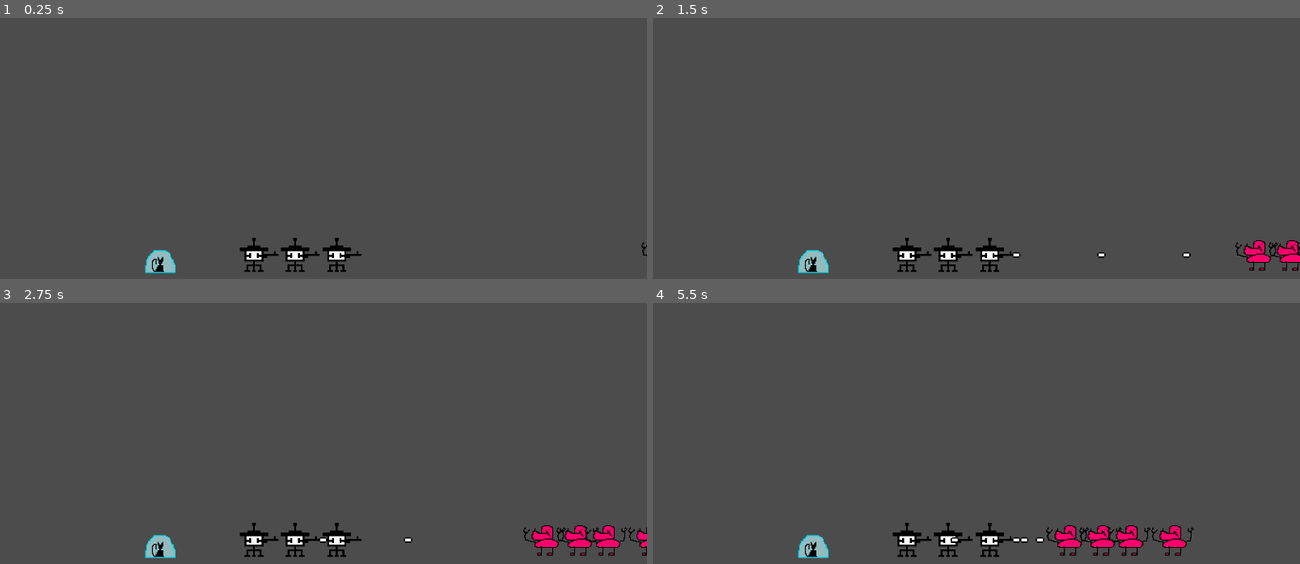
Above: before the commit, frames 1-4 (two rows, left to right).
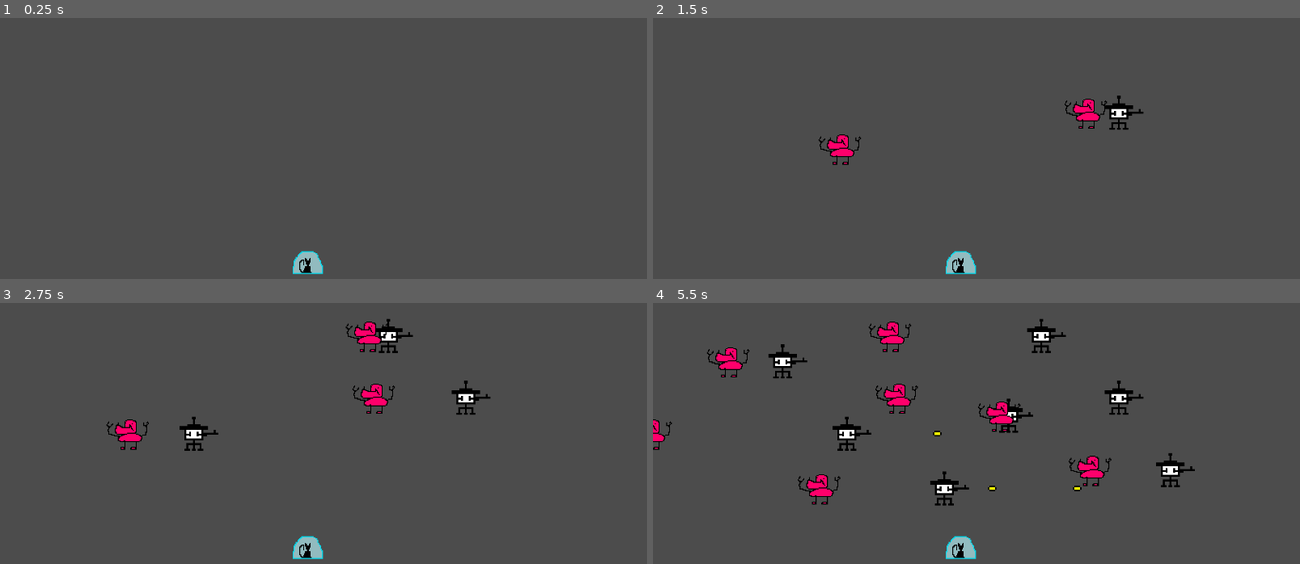
Above: after the commit, the same moments.

Repository: camilo-laruffa/gronker
Game: Godot game, scene res://Scenes/Tower Defense.tscn
Two runs of this game, one before a commit and one after it. Both use one fixed random seed, a clock stepped at 60 frames per second and the inputs below.
Inputs (mouse positions are in pixels of both pictures, inside the frame that each line leads up to):
- Up to frame 1 (0.25 s): no input
- Up to frame 2 (1.5 s): move the mouse to (1118, 111) at 0.52 s; click (1118, 111) at 0.6 s; right-click (1118, 111) at 0.8 s; move the mouse to (847, 148) at 1.27 s; right-click (847, 148) at 1.35 s
- Up to frame 3 (2.75 s): click (194, 433) at 1.55 s; move the mouse to (388, 336) at 2.02 s; click (388, 336) at 2.1 s; right-click (388, 336) at 2.3 s
- Up to frame 4 (5.5 s): move the mouse to (944, 488) at 2.77 s; right-click (944, 488) at 2.85 s; click (944, 488) at 3.05 s; move the mouse to (1170, 470) at 3.52 s; click (1170, 470) at 3.6 s; right-click (1170, 470) at 3.8 s; move the mouse to (782, 360) at 4.27 s; right-click (782, 360) at 4.35 s; click (782, 360) at 4.55 s; move the mouse to (1008, 415) at 5.02 s; click (1008, 415) at 5.1 s; right-click (1008, 415) at 5.3 s

The runs differ from the first frame. In frame 1, 1.5% of the frame differs, in the area x 22-100%, y 84-99%; in frame 2, 3.0%; in frame 3, 4.4%; in frame 4, 6.9%, in the area x 0-84%, y 6-99%.

Commit message:
primeros pasos

Diff:
--- a/Code/Bullet.gd
+++ b/Code/Bullet.gd
@@ -21,4 +21,4 @@
 func _on_Area2D_area_entered(area):
 	if area.is_in_group("Enemy"):
 		area.get_parent().recieve_damage(damage)
-	queue_free()
+		queue_free()
--- /dev/null
+++ b/Code/CAT.gd
@@ -0,0 +1,12 @@
+extends Node2D
+
+
+func _ready():
+	pass
+
+
+func _on_Area2D_area_entered(area):
+	if area.is_in_group("Enemy") :
+		print("THE GRONK HAS SUCCEED")
+		queue_free()
+	pass # Replace with function body.
--- a/Code/Gronker.gd
+++ b/Code/Gronker.gd
@@ -4,10 +4,12 @@
 export(int) var HP : int = 200
 
 
+
 func _process(delta):
 	move_and_slide(Vector2(-1,0) * Speed)
 	if HP <= 0 :
 		die()
+
 	pass
 
 func die():
--- /dev/null
+++ b/Code/Tower Defense.gd
@@ -0,0 +1,18 @@
+extends Node2D
+
+onready var TURRET = preload("res://Scenes/Turret.tscn")
+onready var GRONK = preload("res://Scenes/Gronk.tscn")
+
+func _ready():
+	pass
+
+
+func _process(delta):
+	if Input.is_action_just_pressed("left click"):
+		var turret = TURRET.instance()
+		turret.position = get_global_mouse_position()
+		add_child(turret)
+	if Input.is_action_just_pressed("right click"):
+		var gronk = GRONK.instance()
+		gronk .position = get_global_mouse_position()
+		add_child(gronk )
--- a/Code/Turret.gd
+++ b/Code/Turret.gd
@@ -16,6 +16,7 @@
 	canShoot = !canShoot
 
 func shoot():
+	$"Shoot Sound".play()
 	var bullet = BULLET.instance()
 	bullet.position = $"Shooting Point".global_position
 	get_parent().add_child(bullet)
--- a/Scenes/Bullet.tscn
+++ b/Scenes/Bullet.tscn
@@ -13,6 +13,7 @@
 speed = 900
 
 [node name="Sprite" type="Sprite" parent="."]
+modulate = Color( 0.992157, 1, 0, 1 )
 rotation = 1.5708
 texture = ExtResource( 1 )
 hframes = 2
--- a/Scenes/CAT.tscn
+++ b/Scenes/CAT.tscn
@@ -1,11 +1,24 @@
-[gd_scene load_steps=2 format=2]
+[gd_scene load_steps=4 format=2]
 
 [ext_resource path="res://Assets/Sprites/gronker_spritesheet.png" type="Texture" id=1]
+[ext_resource path="res://Code/CAT.gd" type="Script" id=2]
+
+[sub_resource type="RectangleShape2D" id=1]
+extents = Vector2( 17.5, 14 )
 
 [node name="CAT" type="Node2D"]
+script = ExtResource( 2 )
 
 [node name="Sprite" type="Sprite" parent="."]
 texture = ExtResource( 1 )
 hframes = 2
 vframes = 2
 frame = 2
+
+[node name="Area2D" type="Area2D" parent="."]
+
+[node name="CollisionShape2D" type="CollisionShape2D" parent="Area2D"]
+position = Vector2( -1.5, 5 )
+shape = SubResource( 1 )
+
+[connection signal="area_entered" from="Area2D" to="." method="_on_Area2D_area_entered"]
--- a/Scenes/Gronker.tscn
+++ b/Scenes/Gronk.tscn
@@ -7,7 +7,8 @@
 extents = Vector2( 24.6667, 21.3333 )
 
 [node name="Gronker" type="KinematicBody2D" groups=["Enemy"]]
-scale = Vector2( 3, 3 )
+position = Vector2( 0, -2 )
+scale = Vector2( 2, 2 )
 collision_layer = 2
 collision_mask = 5
 script = ExtResource( 2 )
--- a/Scenes/Tower Defense.tscn
+++ b/Scenes/Tower Defense.tscn
@@ -1,39 +1,11 @@
-[gd_scene load_steps=4 format=2]
+[gd_scene load_steps=3 format=2]
 
-[ext_resource path="res://Scenes/Gronker.tscn" type="PackedScene" id=1]
-[ext_resource path="res://Scenes/Turret.tscn" type="PackedScene" id=2]
 [ext_resource path="res://Scenes/CAT.tscn" type="PackedScene" id=3]
+[ext_resource path="res://Code/Tower Defense.gd" type="Script" id=4]
 
 [node name="Tower Defense" type="Node2D"]
-
-[node name="Gronker" parent="." instance=ExtResource( 1 )]
-position = Vector2( 1429, 646 )
-scale = Vector2( 2, 2 )
-
-[node name="Gronker2" parent="." instance=ExtResource( 1 )]
-position = Vector2( 1499, 646 )
-scale = Vector2( 2, 2 )
-
-[node name="Gronker3" parent="." instance=ExtResource( 1 )]
-position = Vector2( 1651, 646 )
-scale = Vector2( 2, 2 )
-
-[node name="Gronker4" parent="." instance=ExtResource( 1 )]
-position = Vector2( 1559, 646 )
-scale = Vector2( 2, 2 )
-
-[node name="Turret" parent="." instance=ExtResource( 2 )]
-position = Vector2( 537, 647 )
-scale = Vector2( 2, 2 )
-
-[node name="Turret2" parent="." instance=ExtResource( 2 )]
-position = Vector2( 712, 647 )
-scale = Vector2( 2, 2 )
-
-[node name="Turret3" parent="." instance=ExtResource( 2 )]
-position = Vector2( 624, 647 )
-scale = Vector2( 2, 2 )
+script = ExtResource( 4 )
 
 [node name="CAT" parent="." instance=ExtResource( 3 )]
-position = Vector2( 341, 649 )
+position = Vector2( 653, 651 )
 scale = Vector2( 2, 2 )
--- a/Scenes/Turret.tscn
+++ b/Scenes/Turret.tscn
@@ -1,11 +1,12 @@
-[gd_scene load_steps=3 format=2]
+[gd_scene load_steps=4 format=2]
 
 [ext_resource path="res://Code/Turret.gd" type="Script" id=1]
 [ext_resource path="res://Assets/Sprites/gronker_spritesheet.png" type="Texture" id=2]
+[ext_resource path="res://Assets/Audio/DISPARO.wav" type="AudioStream" id=3]
 
 [node name="Turret" type="Node2D"]
 position = Vector2( 412, 384 )
-scale = Vector2( 3, 3 )
+scale = Vector2( 2, 2 )
 script = ExtResource( 1 )
 
 [node name="Sprite" type="Sprite" parent="."]
@@ -22,9 +23,13 @@
 autostart = true
 
 [node name="Shooting Range" type="RayCast2D" parent="."]
+position = Vector2( 27, 0 )
 enabled = true
 cast_to = Vector2( 300, 0 )
 collision_mask = 2
 collide_with_areas = true
 
+[node name="Shoot Sound" type="AudioStreamPlayer2D" parent="."]
+stream = ExtResource( 3 )
+
 [connection signal="timeout" from="Shoot Timer" to="." method="_on_Shoot_Timer_timeout"]
--- a/project.godot
+++ b/project.godot
@@ -23,6 +23,19 @@
 
 common/drop_mouse_on_gui_input_disabled=true
 
+[input]
+
+"left click"={
+"deadzone": 0.5,
+"events": [ Object(InputEventMouseButton,"resource_local_to_scene":false,"resource_name":"","device":0,"alt":false,"shift":false,"control":false,"meta":false,"command":false,"button_mask":0,"position":Vector2( 0, 0 ),"global_position":Vector2( 0, 0 ),"factor":1.0,"button_index":1,"pressed":false,"doubleclick":false,"script":null)
+ ]
+}
+"right click"={
+"deadzone": 0.5,
+"events": [ Object(InputEventMouseButton,"resource_local_to_scene":false,"resource_name":"","device":0,"alt":false,"shift":false,"control":false,"meta":false,"command":false,"button_mask":0,"position":Vector2( 0, 0 ),"global_position":Vector2( 0, 0 ),"factor":1.0,"button_index":2,"pressed":false,"doubleclick":false,"script":null)
+ ]
+}
+
 [mono]
 
 project/assembly_name="Gronker"
Not shown, added: Assets/Audio/DISPARO.wav.import
Not shown, added: Assets/Audio/singlelaser.wav.import
Not shown, added: Assets/Audio/DISPARO.wav
Not shown, added: Assets/Audio/singlelaser.wav
